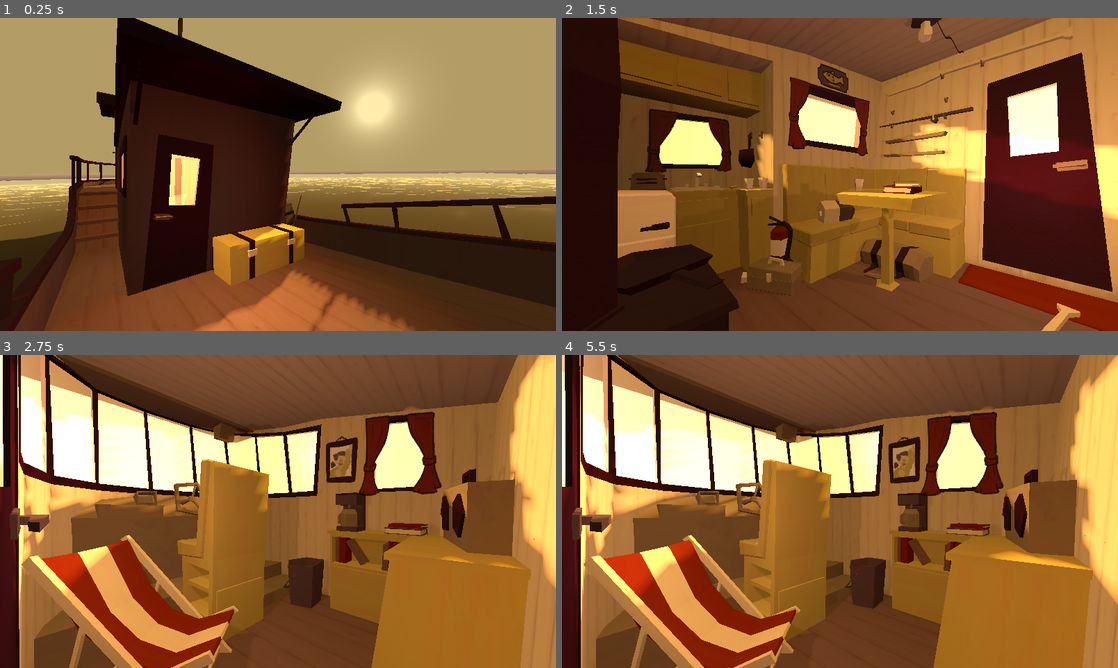
Above: before the commit, frames 1-4 (two rows, left to right).
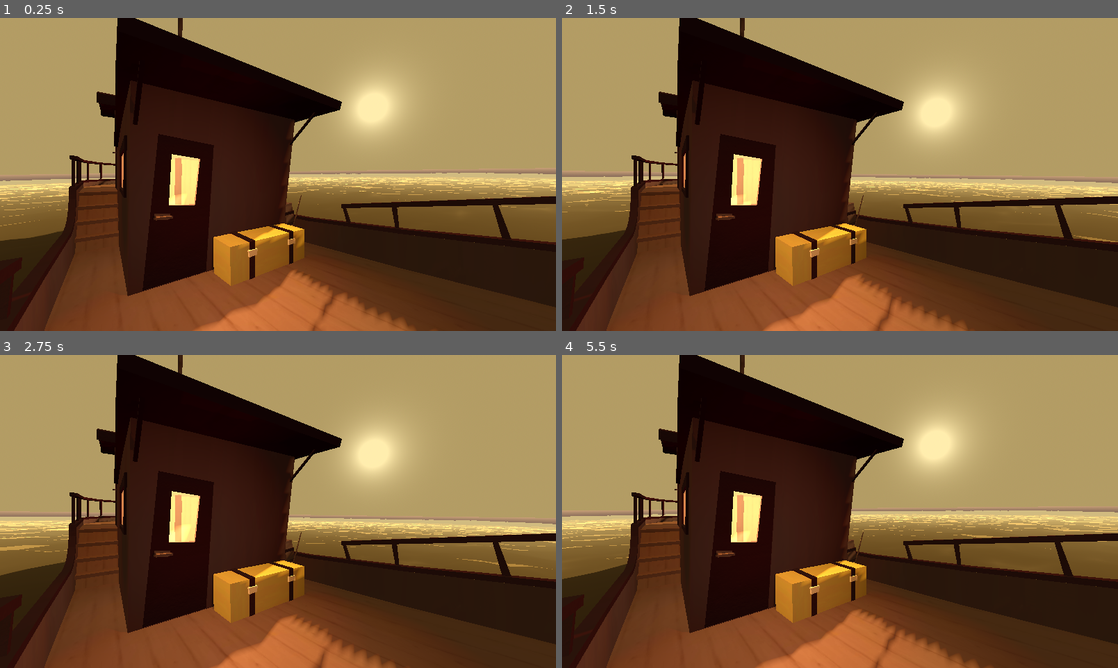
Above: after the commit, the same moments.

Repository: AlexSabetti/Dangling_Pointers_Hidden_Object_Game_
Game: Godot game, scene res://Scenes/Levels/level_1.tscn
Two runs of this game, one before a commit and one after it. Both use one fixed random seed, a clock stepped at 60 frames per second and the inputs below.
Inputs (mouse positions are in pixels of both pictures, inside the frame that each line leads up to):
- Up to frame 1 (0.25 s): no input
- Up to frame 2 (1.5 s): move the mouse to (962, 158) at 0.52 s; hold 1 (num_1) 0.53-1.28 s; click (962, 158) at 0.67 s; tap 2 (num_2) at 0.8, 1.35 s; move the mouse to (728, 190) at 1.27 s; click (728, 190) at 1.42 s
- Up to frame 3 (2.75 s): tap 3 (num_3) at 1.55 s; move the mouse to (333, 442) at 2.02 s; hold 3 (num_3) from 2.03 s (still down); click (333, 442) at 2.17 s; tap 4 (num_4) at 2.3 s
- Up to frame 4 (5.5 s): move the mouse to (812, 574) at 2.77 s; release 3 (num_3) at 2.78 s; tap 4 (num_4) at 2.85, 5.3 s; click (812, 574) at 2.92 s; tap 1 (num_1) at 3.05 s; move the mouse to (1006, 558) at 3.52 s; hold 1 (num_1) 3.53-4.28 s; click (1006, 558) at 3.67 s; tap 2 (num_2) at 3.8, 4.35 s; move the mouse to (673, 464) at 4.27 s; click (673, 464) at 4.42 s; tap 3 (num_3) at 4.55 s; move the mouse to (867, 511) at 5.02 s; hold 3 (num_3) from 5.03 s (still down); click (867, 511) at 5.17 s

The runs differ from the first frame. In frame 1, 0.4% of the frame differs, in the area x 0-100%, y 0-100%; in frame 2, 91%; in frame 3, 93%; in frame 4, 93%.
Error after the commit: Parse Error: Unexpected "Identifier" in class body. (res://Scripts/camera_controller.gd:20)

Commit message:
Update camera_controller.gd

Diff:
--- a/Scripts/camera_controller.gd
+++ b/Scripts/camera_controller.gd
@@ -11,8 +11,15 @@
 @onready var cam_Kitchen = $Pivot_Kitchen/Camera3D_Kitchen
 @onready var cam_Helm = $Pivot_Helm/Camera3D_Helm
 @onready var cam_Bedroom= $Pivot_Bedroom/Camera3D_Bedroom
+var max_cams: int = 4
+@onready var rocking_ambi = $"../BoatRockingAmbience1"
 
-@onready var rocking_ambi = $"../BoatRockingAmbience1"
+
+@export_group("Camera Section")
+# camera section selector, as of now, 1 is Camera Stern, 2 is Camera Kitchen, 3 is Camera helm, and 4 is Camera Bedroom. Do not select anything at or below 0.
+@export cur_cam_sec: int = 1
+
+var signal_manager: SignalBus = Bus
 
 # Called when the node enters the scene tree for the first time.
 func _ready() -> void:
@@ -24,33 +31,48 @@
 
 	if enableCamWobble:
 		keepCam_Upright()
-
-	if Input.is_action_pressed("num_1"):
-		get_world_3d().environment.set_ambient_light_sky_contribution(1.0)
-		Global.waterPlane.visible = true
-		cam_Stern.make_current()
-		rocking_ambi.volume_db = -5
-
-	else: if Input.is_action_pressed("num_2"):
-		Global.waterPlane.visible = true
-		get_world_3d().environment.set_ambient_light_sky_contribution(0.8)
-		cam_Kitchen.make_current()
-		rocking_ambi.volume_db = -80
-
-	else: if Input.is_action_pressed("num_3"):
-		Global.waterPlane.visible = true
-		get_world_3d().environment.set_ambient_light_sky_contribution(0.9)
-		cam_Helm.make_current()
-		rocking_ambi.volume_db = -80
-
-	else: if Input.is_action_pressed("num_4"):
-		Global.waterPlane.visible = false
-		get_world_3d().environment.set_ambient_light_sky_contribution(0.25)
-		cam_Bedroom.make_current()
-		rocking_ambi.volume_db = -80
+	if Input.is_action_just_pressed("section_back"):
+		if(cur_cam_sec - 1 <= 0) change_cam_Section(max_cams)
+		else change_cam_section(cur_cam_sec - 1)
+	if Input.is_action_just_pressed("section_next"):
+		if(cur_cam_sec + 1 > max_cams) change_cam_Section(1)
+		else change_cam_section(cur_cam_sec + 1)
 
 
 # smoothly moves the active camera towards staying upright
 func keepCam_Upright()-> void:
 	var currentCamPivot = get_viewport().get_camera_3d().get_parent_node_3d()
 	currentCamPivot.global_rotation = lerp(currentCamPivot.global_rotation, currentCamPivot.global_rotation + (boatRef.rotation * -0.125), 0.01)
+
+# Changes camera sections depending on which id is provided
+func change_cam_section(cam_id: int):
+	# Send out signal to properly toggle objects
+	signal_manager.emit("camera_changed", cam_id)
+
+	# For camera stern
+	if(cam_id == 1):
+		get_world_3d().environment.set_ambient_light_sky_contribution(1.0)
+		Global.waterPlane.visible = true
+		cam_Stern.make_current()
+		rocking_ambi.volume_db = -5
+
+	# For camera kitchen
+	if(cam_id == 2):
+		Global.waterPlane.visible = true
+		get_world_3d().environment.set_ambient_light_sky_contribution(0.8)
+		cam_Kitchen.make_current()
+		rocking_ambi.volume_db = -80
+
+	# For camera helm
+	if(cam_id == 3):
+		Global.waterPlane.visible = true
+		get_world_3d().environment.set_ambient_light_sky_contribution(0.9)
+		cam_Helm.make_current()
+		rocking_ambi.volume_db = -80
+
+	# For camera bedroom
+	if(cam_id == 4):
+		Global.waterPlane.visible = false
+		get_world_3d().environment.set_ambient_light_sky_contribution(0.25)
+		cam_Bedroom.make_current()
+		rocking_ambi.volume_db = -80
